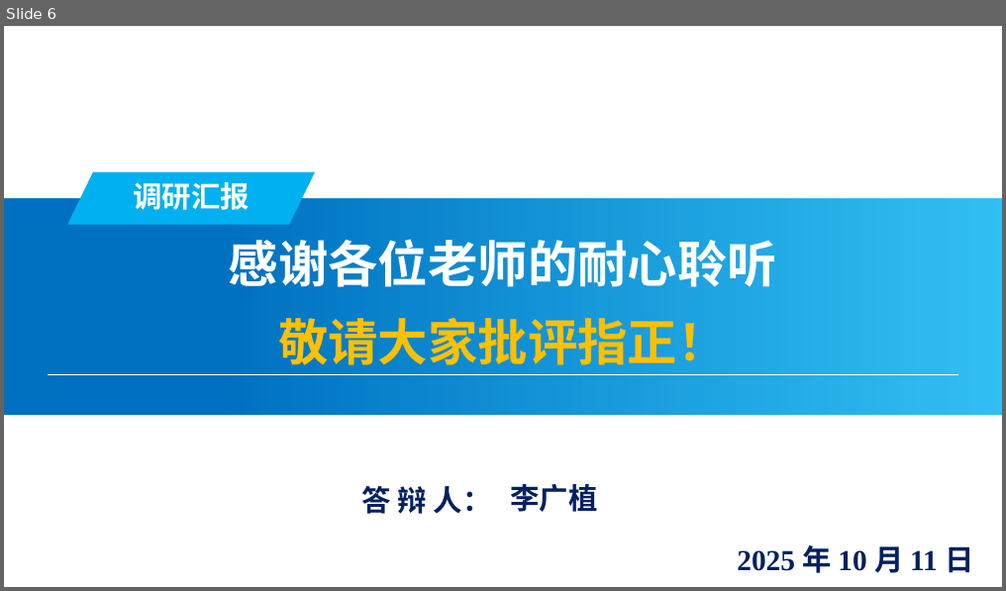
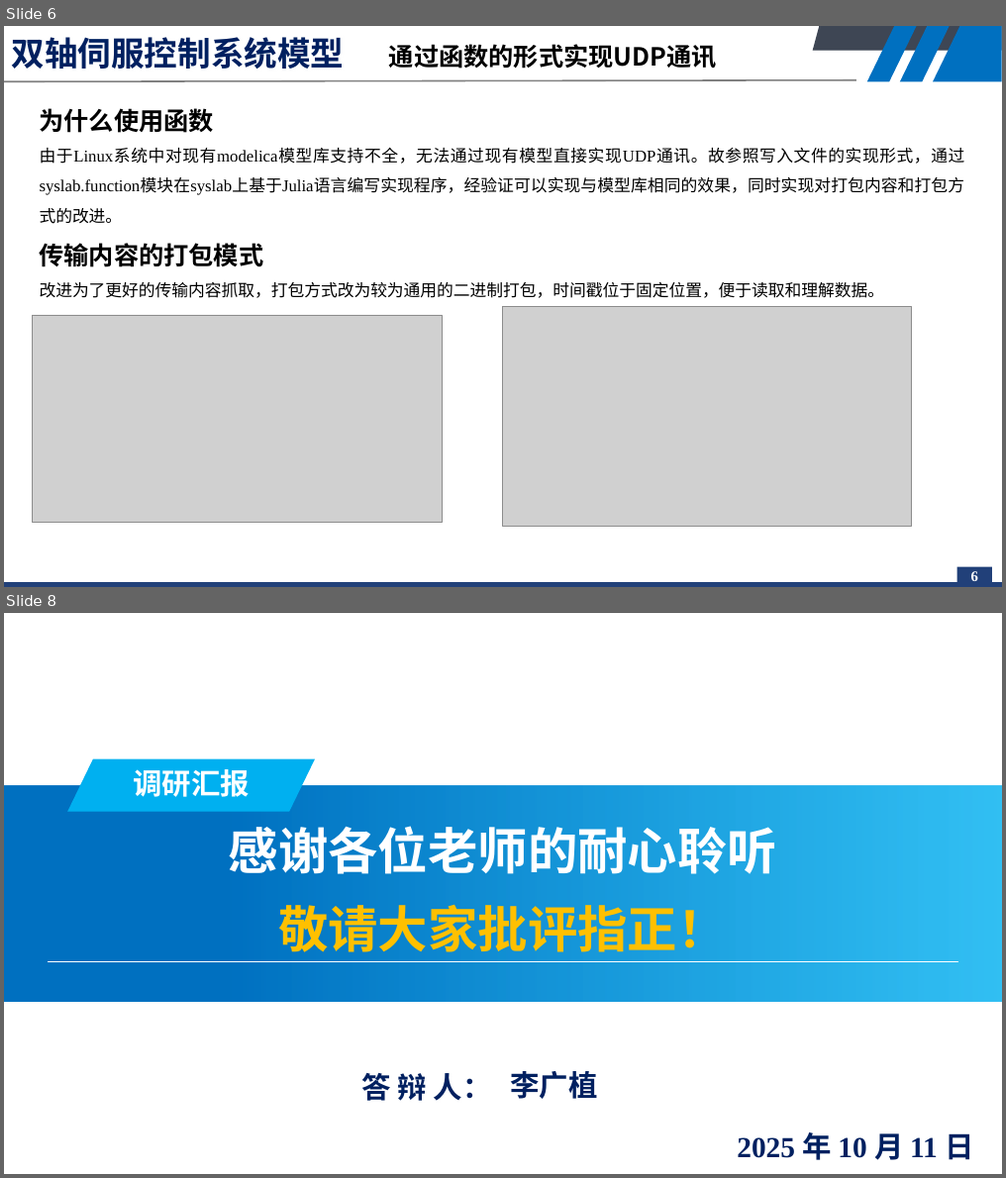
Before and after one commit to wildlant/test_git, a slide deck: 与中间件通讯汇报.pptx. Shown one above the other, each under a label of ours: slide 6 before the commit, slides 6 and 8 after it; the slides between them are not shown. The pictures are 1006x591 and 1006x1178 pixels, drawn with LibreOffice and Linux fonts; fonts in the diff are those of the drawing; grey boxes stand for pictures; background and template pictures are left out. Boxes give left, top, right and bottom in pixels: in the first picture for what was removed or moved away, otherwise in the second. Text is boxed around its words. In the diff, an @@ line names an element or a change of style, - is before the commit and + after.

```diff
--- a/与中间件通讯汇报.pptx
+++ b/与中间件通讯汇报.pptx
@@ slide 6 added at <box>4,26,1002,587</box>, background #FFFFFF @@
@@ title added at <box>11,37,344,69</box>, 32 pt, text #002060, bold @@
+双轴伺服控制系统模型
@@ text added at <box>389,44,717,69</box>, 24 pt, text #000000, bold @@
+通过函数的形式实现UDP通讯
@@ freeform shape added at <box>813,26,1001,51</box>, fill #3E4654 @@
@@ freeform shape added at <box>867,26,917,81</box>, fill #0070C0 @@
@@ freeform shape added at <box>900,26,949,81</box>, fill #0070C0 @@
@@ freeform shape added at <box>933,26,1002,81</box>, fill #0070C0 @@
@@ line added from (856, 79) to (4, 81), #808080 1.5 pt @@
@@ text added at <box>40,108,965,298</box>, 16 pt, text #000000 @@
+为什么使用函数
+由于Linux系统中对现有modelica模型库支持不全，无法通过现有模型直接实现UDP通讯。故参照写入文件的实现形式，通过syslab.function模块在syslab上基于Julia语言编写实现程序，经验证可以实现与模型库相同的效果，同时实现对打包内容和打包方式的改进。
+传输内容的打包模式
+改进为了更好的传输内容抓取，打包方式改为较为通用的二进制打包，时间戳位于固定位置，便于读取和理解数据。
@@ picture added at <box>32,315,442,522</box> @@
@@ picture added at <box>503,307,912,527</box> @@
@@ rectangle added at <box>4,583,1002,587</box>, fill #214079 @@
@@ rectangle added at <box>957,568,992,583</box>, fill #214079 @@
@@ page number added at <box>971,571,978,581</box>, 14 pt, text #FFFFFF, bold @@
+6
@@ what was slide 6 is now slide 8 @@
```
Also in this commit, not shown: 1 other slide added.
